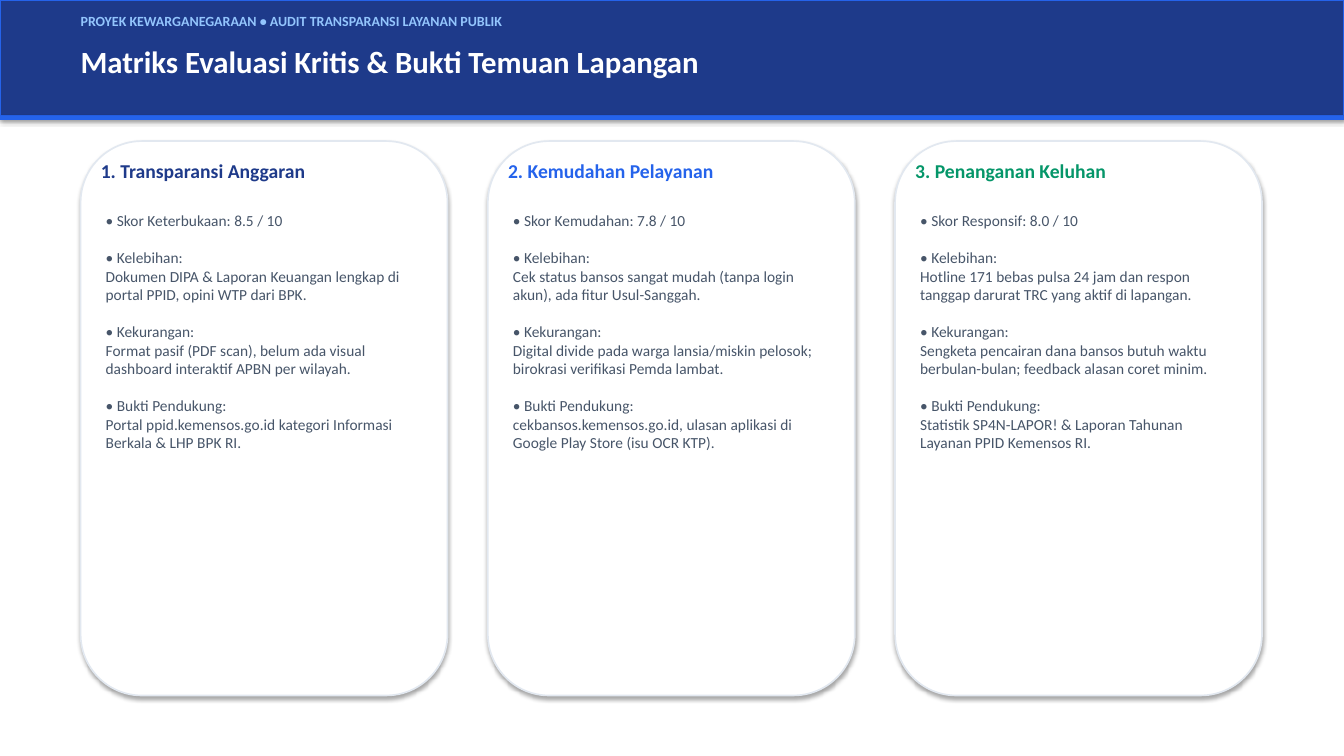
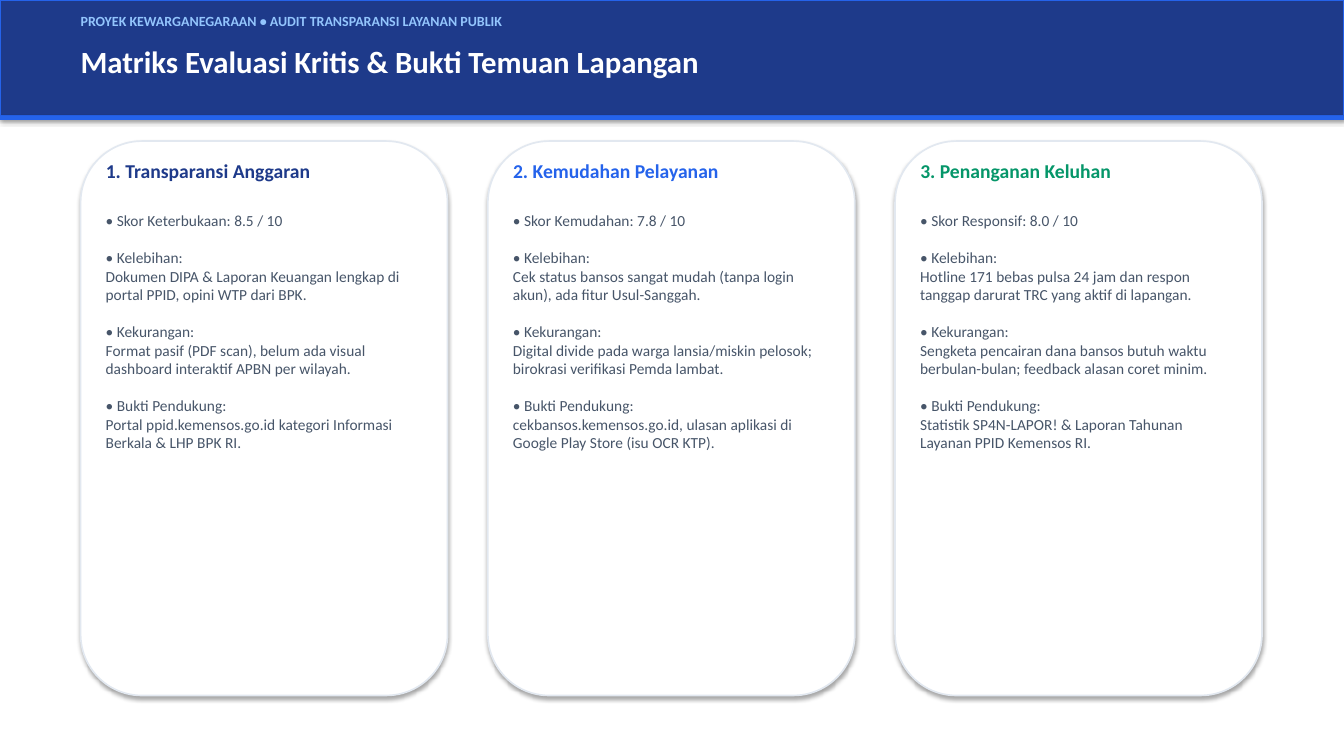
Before and after one commit to lionelsabdani36-ai/duckvaulta, a slide deck: slide 6 of apps/kemensos-audit/Audit_Transparansi_Kemensos_Kelompok.pptx. Drawn at 1344x756 pixels with LibreOffice and Linux fonts; fonts in the diff are those of the drawing. Boxes give left, top, right and bottom in pixels: in the first picture for what was removed or moved away, otherwise in the second. Text is boxed around its words. In the diff, an @@ line names an element or a change of style, - is before the commit and + after.

```diff
--- a/apps/kemensos-audit/Audit_Transparansi_Kemensos_Kelompok.pptx
+++ b/apps/kemensos-audit/Audit_Transparansi_Kemensos_Kelompok.pptx
@@ text "1. Transparansi Anggaran": place and size @@
-text "1. Transparansi Anggaran" at [101,164,305,182]
+text "1. Transparansi Anggaran" at [106,164,310,182]
@@ text "2. Kemudahan Pelayanan": place and size @@
-text "2. Kemudahan Pelayanan" at [508,164,714,181]
+text "2. Kemudahan Pelayanan" at [513,164,719,181]
@@ text "3. Penanganan Keluhan": place and size @@
-text "3. Penanganan Keluhan" at [915,164,1105,182]
+text "3. Penanganan Keluhan" at [920,164,1111,182]
```
Also in this commit, not shown: 6 other slides changed, 1 slide added, 1 slide removed, 2 other files.
